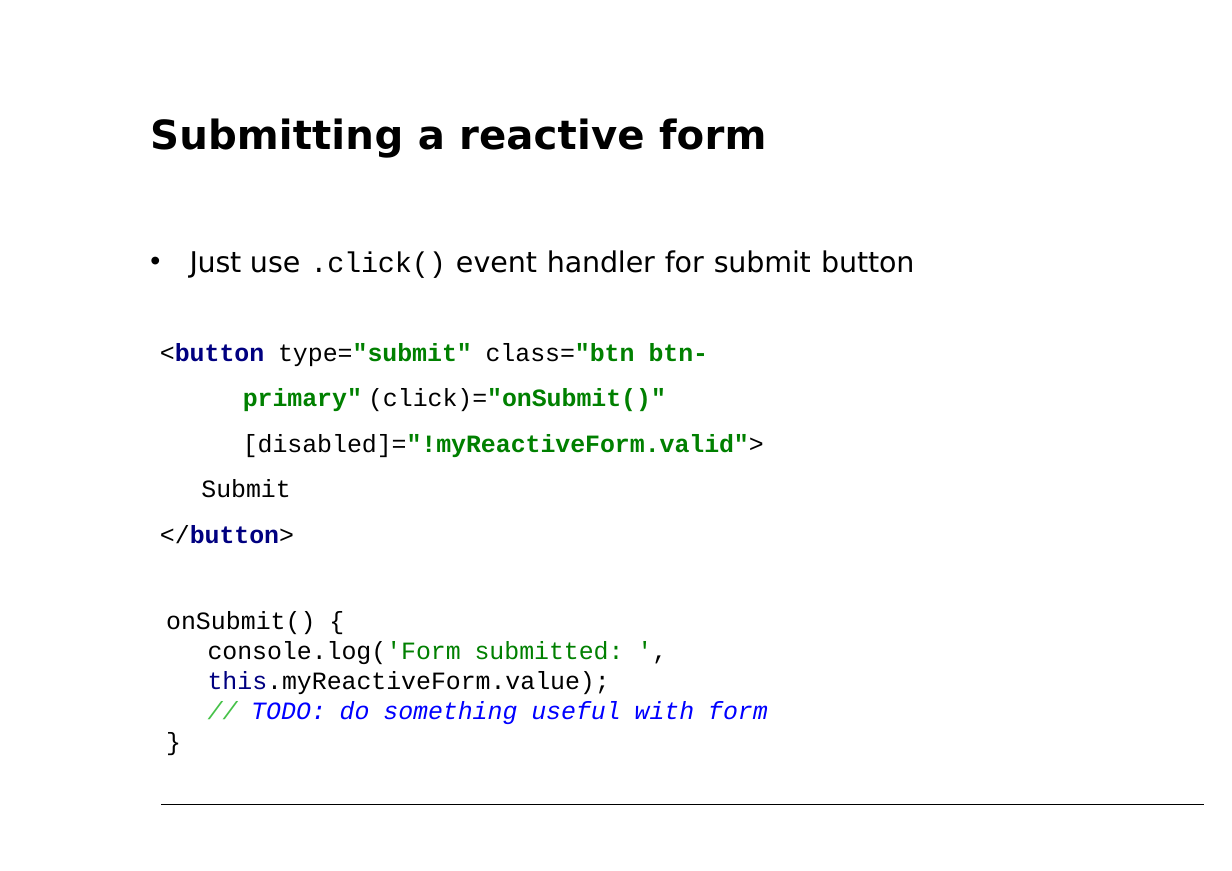
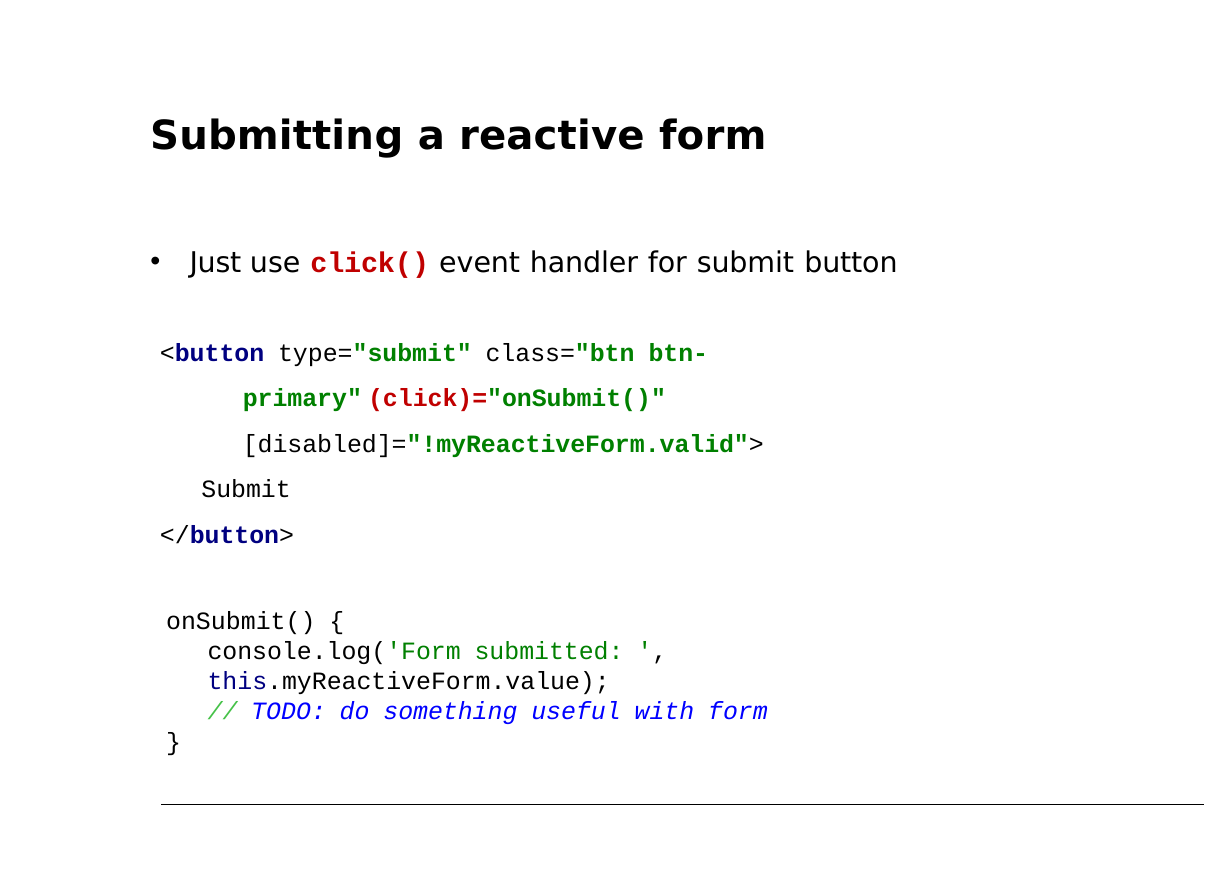
Before and after one commit to petereijgermans11/workshop-angular10, a slide deck: slide 49 of PPT/06- Angular Forms.pptx (slide 48 before the commit). Drawn at 1232x871 pixels with LibreOffice and Linux fonts; fonts in the diff are those of the drawing. Boxes give left, top, right and bottom in pixels: in the first picture for what was removed or moved away, otherwise in the second. Text is boxed around its words. In the diff, an @@ line names an element or a change of style, - is before the commit and + after.

```diff
--- a/PPT/06- Angular Forms.pptx
+++ b/PPT/06- Angular Forms.pptx
@@ text at (x1=190, y1=250, x2=897, y2=278): text changed @@
-• Just use .click() event handler for submit button
+• Just use click() event handler for submit button
@@ text at (x1=160, y1=343, x2=764, y2=457): text colour #000000 to #C00000, bold on in "(click)="onSubmit()"" @@
```
Also in this commit, not shown: 7 other slides changed, 2 slides added, 1 slide removed, 2 other files.
